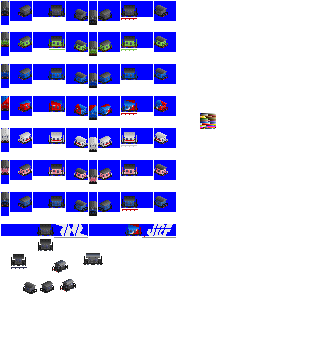
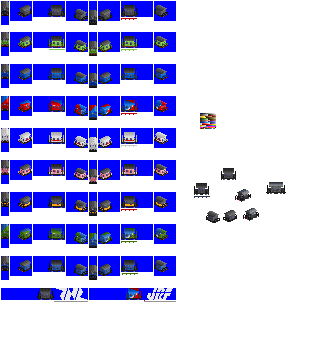
The second w=332, h=361 image is a revision of the first. Changes to its layers:
painted on "yo 8000 cc" over [1, 200, 168, 280]
moved "yo 8000" above "white red", painted on it over [1, 168, 286, 302]
painted on "white red" over [1, 200, 166, 213]
renamed "blue" to "yo38000", painted on it over [1, 200, 176, 302]
painted on "bg" over [1, 224, 176, 300]
